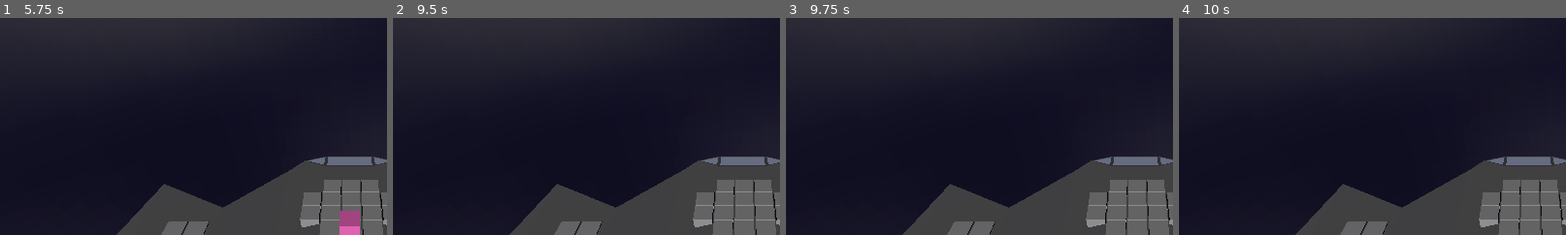
Above: before the commit, frames 1-4 (left to right).
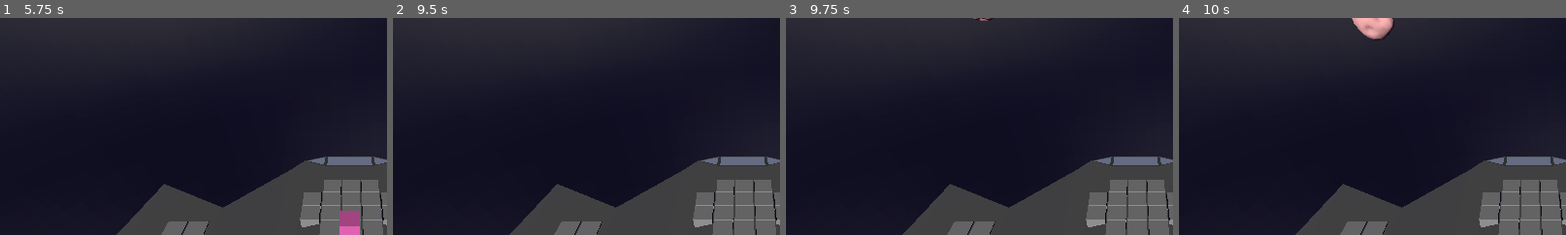
Above: after the commit, the same moments.

Repository: Xwilarg/LudumDare54
Game: Godot game, scene res://Scenes/Main.tscn
Two runs of this game, one before a commit and one after it. Both use one fixed random seed, a clock stepped at 60 frames per second and the inputs below. Video files are missing from this copy of the repository; at most half a second of black plays in their place.
Inputs (mouse positions are % of the whole screen's width and height, from its top left):
- Up to frame 1 (5.75 s): click (36, 85) at 0.52 s; click (36, 85) at 1.27 s; click (36, 85) at 2.02 s; tap Enter at 2.75, 4.25 s; move the mouse to (72, 45) at 2.77 s; click (72, 45) at 2.92 s; tap Space at 3.5, 5 s; move the mouse to (30, 55) at 3.52 s; click (30, 55) at 3.67 s; move the mouse to (60, 28) at 4.27 s; click (60, 28) at 4.42 s; move the mouse to (45, 70) at 5.02 s; click (45, 70) at 5.17 s
- Up to frame 2 (9.5 s): tap Enter at 5.75 s; move the mouse to (80, 65) at 5.77 s; click (80, 65) at 5.92 s; tap Space at 6.5 s; move the mouse to (20, 35) at 6.52 s; click (20, 35) at 6.67 s; move the mouse to (55, 50) at 7.27 s; click (55, 50) at 7.42 s; move the mouse to (35, 25) at 8.02 s; click (35, 25) at 8.17 s; move the mouse to (72, 45) at 8.77 s; click (72, 45) at 8.92 s
- Up to frame 3 (9.75 s): move the mouse to (30, 55) at 9.52 s; click (30, 55) at 9.67 s
- Up to frame 4 (10 s): no input
The pictures show only the part of the screen within x 5-55%, y 0-50%; the shares and areas given below are measured in that part.

Frames 1-2 are identical in both runs. In frame 3, less than 0.1% of the frame differs, in the area x 48-54%, y 0-2%; in frame 4, 0.8%, in the area x 44-56%, y 0-10%.
Error in both runs: Invalid access to property or key 'current_weather' on a base object of type 'Nil'. (res://Scripts/GameManager.gd:40)

Commit message:
Move spawners

Diff:
--- a/Scenes/Main.tscn
+++ b/Scenes/Main.tscn
@@ -128,16 +128,16 @@
 wait_time = 3.0
 
 [node name="SpawnerPos1" type="Node3D" parent="AsteroidManager"]
-transform = Transform3D(1, 0, 0, 0, 1, 0, 0, 0, 1, 32.1009, 13.012, 29.6772)
+transform = Transform3D(1, 0, 0, 0, 1, 0, 0, 0, 1, 25.6203, 13.012, 14.3694)
 
 [node name="SpawnerPos2" type="Node3D" parent="AsteroidManager"]
-transform = Transform3D(1, 0, 0, 0, 1, 0, 0, 0, 1, 10.7507, 12.1244, 48.7844)
+transform = Transform3D(1, 0, 0, 0, 1, 0, 0, 0, 1, 10.7507, 12.1244, 20.198)
 
 [node name="SpawnerPos3" type="Node3D" parent="AsteroidManager"]
-transform = Transform3D(1, 0, 0, 0, 1, 0, 0, 0, 1, -23.0299, 13.3502, 42.5571)
+transform = Transform3D(1, 0, 0, 0, 1, 0, 0, 0, 1, -16.876, 13.3502, 19.972)
 
 [node name="SpawnerPos4" type="Node3D" parent="AsteroidManager"]
-transform = Transform3D(1, 0, 0, 0, 1, 0, 0, 0, 1, -34.4717, 18.8002, 28.5964)
+transform = Transform3D(1, 0, 0, 0, 1, 0, 0, 0, 1, -30.2678, 10.5833, 16.0419)
 
 [node name="WorldEnvironment" type="WorldEnvironment" parent="."]
 environment = SubResource("Environment_jm20i")
